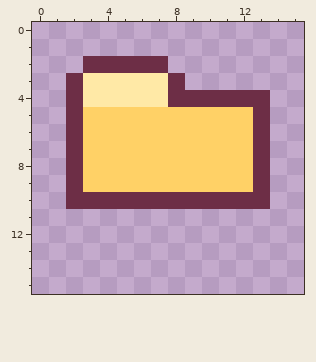
A pixel-art file gets an edit: assets/sprites/icon-folder.aseprite. Above is the file before it was changed.
16x16 pixels, 1 frame.
The result:
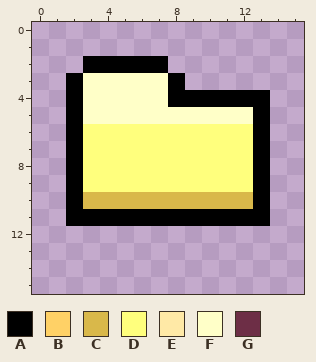
Palette (. is transparent): A #000000  B #ffd166  C #d9b84a  D #ffff7d  E #ffe9a6  F #ffffc8  G #6d2e46
Edits made:
Changed rows in their new state; - is an unchanged pixel.
first column x 2:
 2 -AAAAA------
 3 AFFFFFA-----
 4 AFFFFFAAAAAA
 5 AFFFFFFFFFFA
 6 ADDDDDDDDDDA
 7 ADDDDDDDDDDA
 8 ADDDDDDDDDDA
 9 ADDDDDDDDDDA
10 ACCCCCCCCCCA
11 AAAAAAAAAAAA
Boxes around the changes in both pictures, in picture pixels (x1, y1, x2, y2):
changed: (66, 56, 270, 226)
